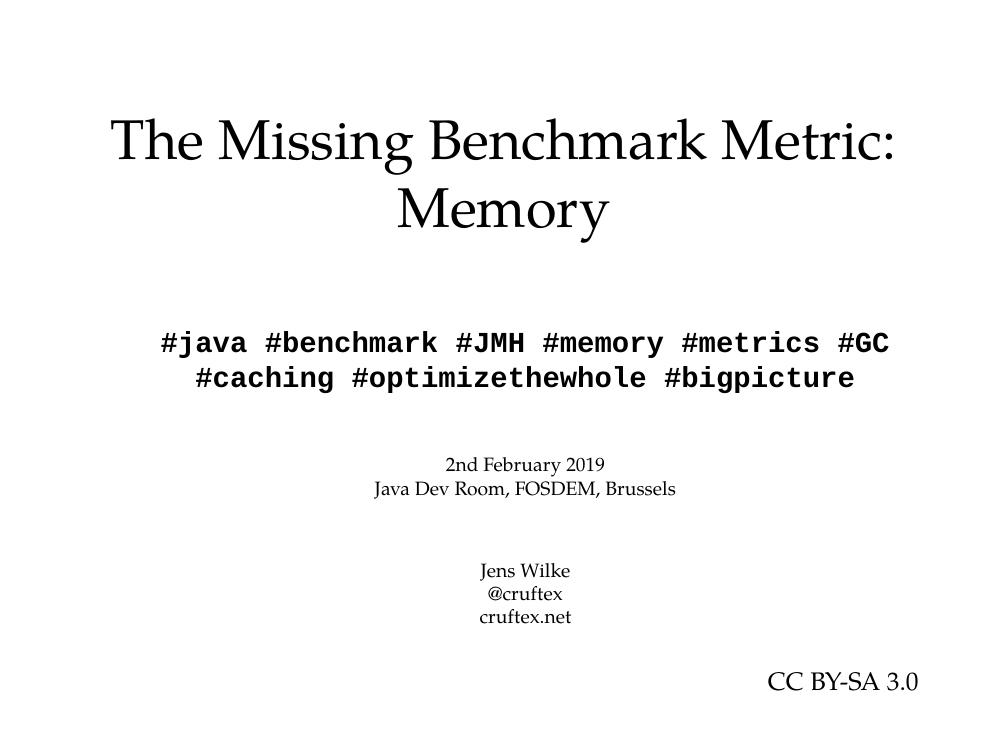
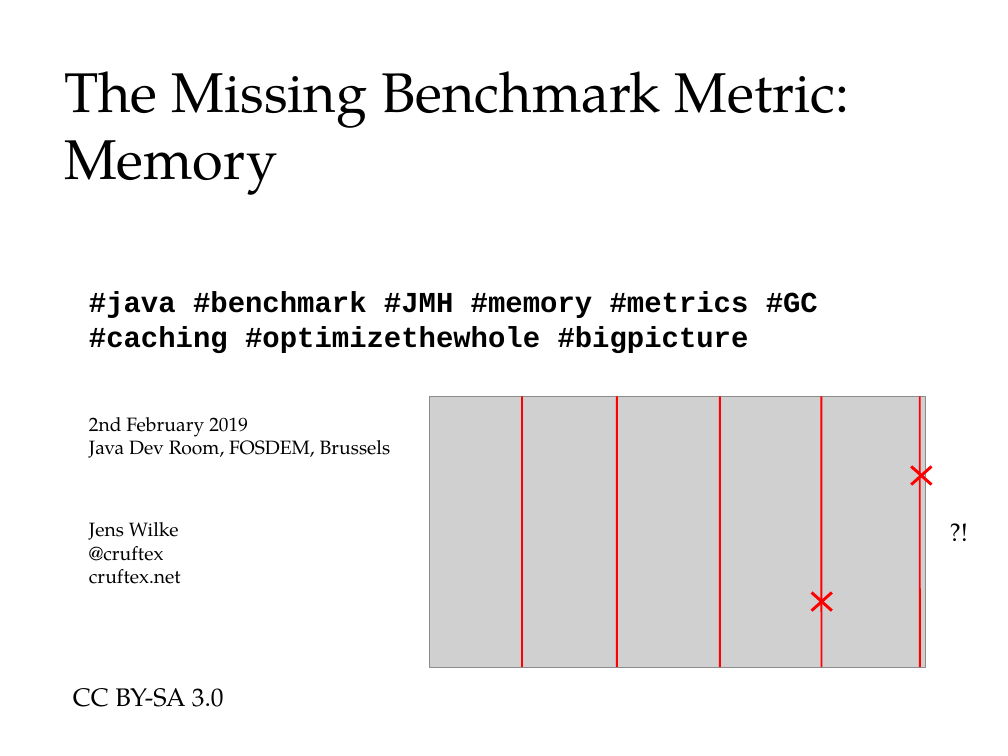
Before and after one commit to cruftex/talk-benchmark-memory, a slide deck: slide 1 of benchmark-memory-with-jmh.odp. Drawn at 1008x756 pixels with LibreOffice and Linux fonts; fonts in the diff are those of the drawing; grey boxes stand for pictures. Boxes give left, top, right and bottom in pixels: in the first picture for what was removed or moved away, otherwise in the second. Text is boxed around its words. In the diff, an @@ line names an element or a change of style, - is before the commit and + after.

```diff
--- a/benchmark-memory-with-jmh.odp
+++ b/benchmark-memory-with-jmh.odp
@@ title "The Missing Benchmark Metric: Memory" at [64, 71, 850, 195]: alignment centre to left @@
@@ title "The Missing Benchmark Metric: Memory": place and size @@
-title "The Missing Benchmark Metric: Memory" at [111, 118, 897, 243]
+title "The Missing Benchmark Metric: Memory" at [64, 71, 850, 195]
@@ text "#java #benchmark #JMH #memory #metrics ...": place and size @@
-text "#java #benchmark #JMH #memory #metrics ..." at [161, 332, 890, 624]
+text "#java #benchmark #JMH #memory #metrics ..." at [89, 291, 818, 584]
@@ text "#java #benchmark #JMH #memory #metrics ..." at [89, 291, 818, 584]: alignment centre to left @@
@@ group added at [430, 397, 932, 668]: 9 lines, 1 picture @@
@@ text added at [941, 512, 980, 556], 20 pt, text #000000 @@
+?!
@@ text "CC BY-SA 3.0": place and size @@
-text "CC BY-SA 3.0" at [768, 672, 919, 691]
+text "CC BY-SA 3.0" at [73, 688, 224, 707]
```
Also in this commit, not shown: 19 other slides changed, 2 slides added.
